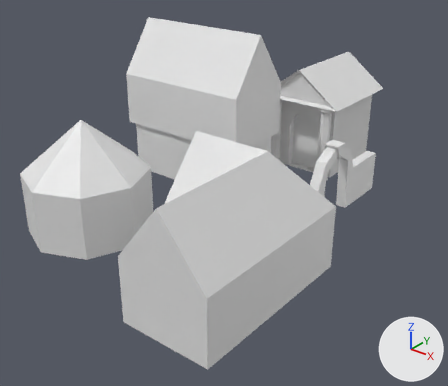
The Blender file Assets/Models/buildings.blend as it was, and as the next commit left it.
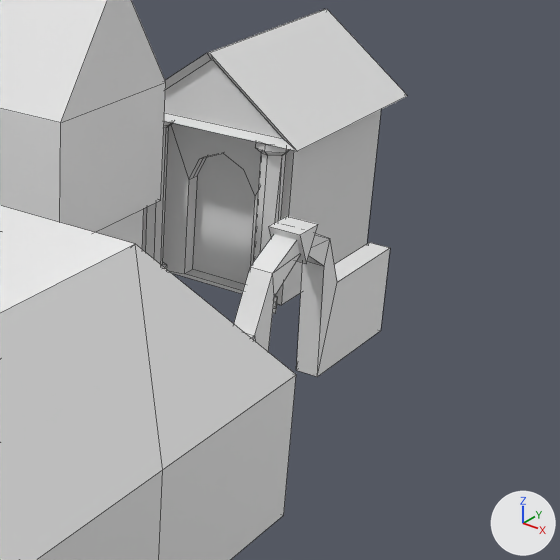
Each version is shown whole from a 50 mm camera at (1.18, -4.01, 3.52) aimed at (-2.94, 1.14, 0.33), then close up on the part from 47% to 100% of the width and 12% to 74% of the height. Arrows for +X, +Y and +Z are at lower right; the lights stay in place. The close-ups show mesh edges as thin lines.

Script lines for the objects in view, before the commit:
```python
me_cube_001 = bpy.data.meshes.new('Cube.001')
me_cube_001.from_pydata(...)  # 19 vertices, 19 faces; spans x -0.39..1.0, y -1.0..1.0, z 0.0..1.33
me_cube_002 = bpy.data.meshes.new('Cube.002')
me_cube_002.from_pydata(...)  # 42 vertices, 46 faces; spans x -0.09..0.09, y -0.91..1.01, z 0.0..0.92
me_cube_003 = bpy.data.meshes.new('Cube.003')
me_cube_003.from_pydata(...)  # 183 vertices, 165 faces; spans x -0.589..0.59, y -0.005..1.455, z -0.682..0.647
me_cube_003.materials.append(mat_material)  # white #e7e7e7
ob_gate = bpy.data.objects.new('gate', me_cube_002)
ob_gate.location = (-2.0, 2.0, 0.0)
ob_house2 = bpy.data.objects.new('house2', me_cube_001)
ob_house2.location = (-2.4, 0.0, 0.0)
ob_mausoleum = bpy.data.objects.new('mausoleum', me_cube_003)
ob_mausoleum.location = (-3.0, 3.4, 0.0)
ob_mausoleum.rotation_euler = (1.571, 0.0, 0.0)  # degrees (90, 0, 0)
# also in view: 'house3' at (-4.0, 2.0, 1.01)
```
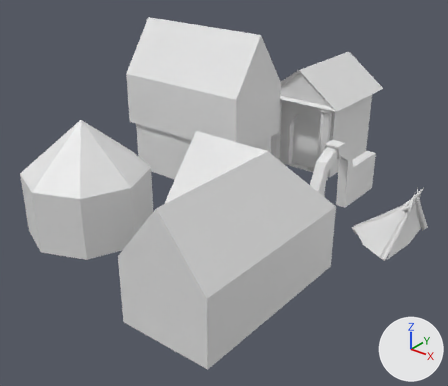
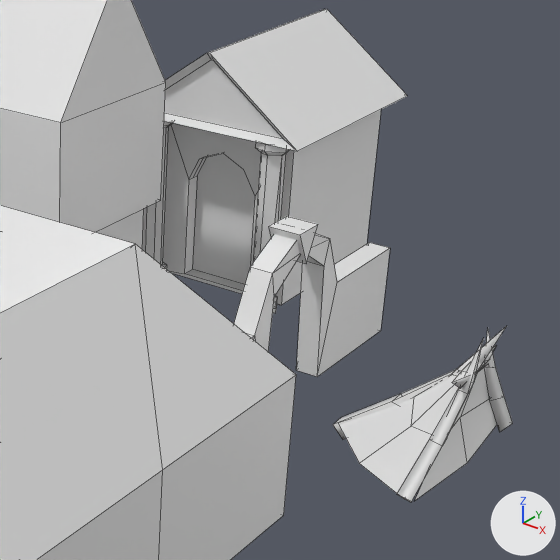
What differs and where, as boxes [x1, y1, x2, y2] in the close-ups (560 x 560 px):
'tent', added: after [333, 327, 513, 502]

The change, as a diff of the scene's bpy script:
```diff
--- a/Assets/Models/buildings.blend.py
+++ b/Assets/Models/buildings.blend.py
@@ me_cube_004 @@
+me_cube_004.from_pydata(...)  # 65 vertices, 48 faces; spans x -0.68..0.108, y -0.507..0.513, z -0.16..0.708
+me_cube_004.polygons.foreach_set('use_smooth', [True] * 48)
@@ ob_tent @@
+ob_tent = bpy.data.objects.new('tent', me_cube_004)
+ob_tent.location = (-1.0, 2.0, 0.0)
```
